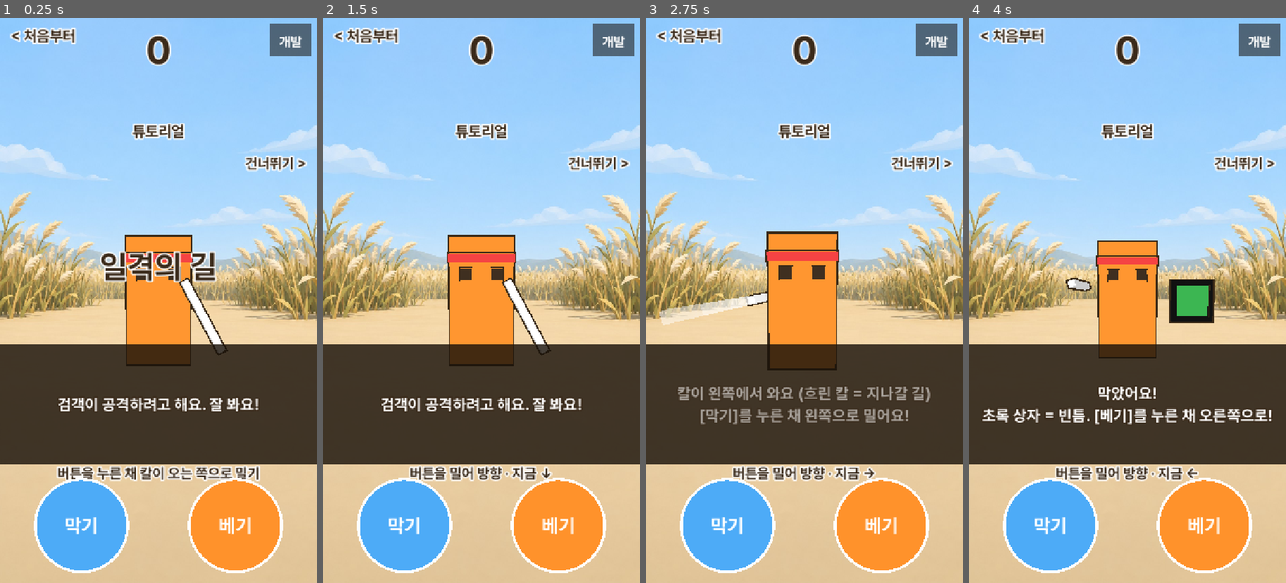
Above: before the commit, frames 1-4 (left to right).
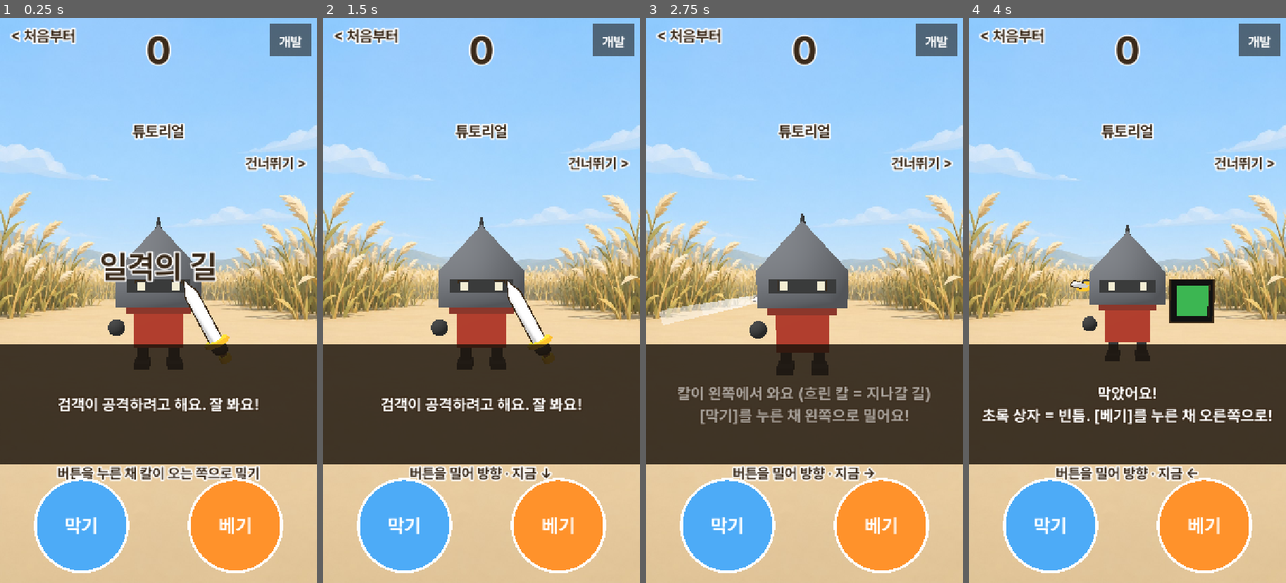
Above: after the commit, the same moments.

Repository: innollia/pai-games
Game: Godot game, scene res://main.tscn
Same seed, same stepped clock (60 frames per second), same inputs: the game is played once before the commit and once after it.
Inputs (mouse positions are in pixels of both pictures, inside the frame that each line leads up to):
- Up to frame 1 (0.25 s): no input
- Up to frame 2 (1.5 s): tap Enter at 0.5 s; move the mouse to (551, 272) at 0.52 s; hold Right 0.53-1.25 s; tap J at 0.6 s; click (551, 272) at 0.67 s; tap Space at 1.25 s; drag from (418, 328) to (465, 413) at 1.27 s
- Up to frame 3 (2.75 s): tap Enter at 2 s; move the mouse to (836, 176) at 2.02 s; hold Right from 2.03 s (still down); tap K at 2.1 s
- Up to frame 4 (4 s): release Right at 2.75 s; drag from (1111, 413) to (1032, 215) at 2.77 s; tap Space at 3.5 s; move the mouse to (1222, 385) at 3.52 s; hold Left from 3.53 s (still down); tap J at 3.6 s

The runs differ from the first frame. In frame 1, 4.5% of the frame differs, in the area x 34-73%, y 35-63%; in frame 2, 5.2%; in frame 3, 5.7%, in the area x 31-64%, y 34-64%; in frame 4, 4.3%.

Commit message:
Update Blade Path enemy models and sword

Diff:
--- a/games/blade_path/g/blade.gd
+++ b/games/blade_path/g/blade.gd
@@ -658,9 +658,8 @@
 	if t == 2:
 		_spawn(BOSS_AT if dex_pick == 4 else dex_pick)
 		if seen[dex_pick] == 0:
-			for c in piv.get_children():
-				if c is MeshInstance3D:
-					c.material_override = mat(INK)
+			for c in piv.find_children("*", "MeshInstance3D", true, false):
+				c.material_override = mat(INK)
 			for m in rig_m:
 				m.material_override = mat(INK)
 	else:
@@ -784,46 +783,27 @@
 		hp_y = 2.9
 		eye_y = 0.95
 	body.set_meta("col", (body.material_override as StandardMaterial3D).albedo_color)
-	if ftype < 4:
-		for i in mini(k / 2, 5):
-			box(Vector3((i - (mini(k / 2, 5) - 1) * 0.5) * 0.36, 1.5, 0), Vector3(0.22, 0.3, 0.22), D, piv)
 	for s in [-1.0, 1.0]:
-		if rig == null:
+		if rig == null and rig_m.is_empty():
 			eyes.append(box(Vector3(s * 0.33, eye_y, eye_z), Vector3(0.24, 0.24, 0.06), INK, piv))
 	_spawn_rest(k, hp_y)
 
 
 ## 상자 검객 몸
-func _dress_box(col: Color) -> void:
-	match ftype:
-		0:
-			body = box(Vector3.ZERO, Vector3(1.4, 2.8, 0.9), col, piv)
-			if DUELIST_ON:
-				_dress_duelist()
-			else:
-				box(Vector3(0, 0.95, 0), Vector3(1.45, 0.18, 0.95), BAD, piv)
-		1:
-			body = box(Vector3(0, -0.25, 0), Vector3(2.0, 2.3, 1.0), col, piv)
-			box(Vector3(0, 1.0, 0), Vector3(2.8, 0.18, 1.8), D, piv)
-			box(Vector3(0, 1.2, 0), Vector3(1.0, 0.25, 0.8), D, piv)
-		2:
-			# 베기: 넓은 어깨, 긴 칼
-			body = box(Vector3.ZERO, Vector3(1.6, 2.7, 1.0), col, piv)
-			for s in [-1.0, 1.0]:
-				box(Vector3(s * 1.0, 0.95, 0), Vector3(0.6, 0.3, 1.1), INK, piv)
-		3:
-			# 거합: 마르고 칼은 허리춤 칼집에
-			body = box(Vector3(0, -0.1, 0), Vector3(1.1, 2.9, 0.8), col, piv)
-			box(Vector3(0, 0.85, 0), Vector3(1.6, 0.12, 1.2), INK, piv)
-			box(Vector3(0.7, -0.55, 0.15), Vector3(0.18, 0.18, 1.3), INK, piv)
-			blade_rest = Vector3(0.7, -0.55, 0.45)
-			blade_rr = Vector3(PI / 2, 0, 0)  # 칼집 안에 눕혀 둠
-		4:
-			# 끝판왕: 크고 검다, 붉은 눈, 금관
-			body = box(Vector3(0, 0.1, 0), Vector3(2.4, 3.4, 1.2), col, piv)
-			box(Vector3(0, 1.95, 0), Vector3(1.6, 0.4, 1.0), D, piv)
-			for s in [-1.0, 0.0, 1.0]:
-				box(Vector3(s * 0.55, 2.3, 0), Vector3(0.25, 0.4 if s == 0.0 else 0.28, 0.25), D, piv)
+func _dress_box(_col: Color) -> void:
+	body = box(Vector3.ZERO, Vector3.ONE, WHITE, piv)
+	body.visible = false
+	var model := preload("res://g/models.gd").new()
+	piv.add_child(model)
+	model.build(ftype)
+	for m in model.find_children("*", "MeshInstance3D", true, false):
+		rig_m.append(m)
+		if m.has_meta("signal_eye"):
+			m.set_meta("eye_col", m.material_override.albedo_color)
+			eyes.append(m)
+	if ftype == 3:
+		blade_rest = Vector3(0.85, -0.55, 0.55)
+		blade_rr = Vector3(PI / 2, 0, 0)
 
 
 ## 찌르기 검객 = 파이가 보낸 모델. 상자 몸(body)은 숨겨 두고 번쩍임 색만 받는다
@@ -887,6 +867,7 @@
 	# 칼은 세로로 긴 막대: 좌우 공격은 세운 칼, 위아래 공격은 눕힌 칼로 보인다
 	blade_m = box(blade_rest, Vector3(0.16, 2.0 if ftype == 2 else 1.7, 0.16), WHITE, piv)
 	blade_m.rotation = blade_rr
+	preload("res://g/models.gd").sword(blade_m)
 	ghosts.clear()
 	for i in 4:
 		var gm := StandardMaterial3D.new()
@@ -926,7 +907,7 @@
 func _eyes() -> void:
 	var c := BAD if ph == 2 or ftype == 4 else INK
 	for e in eyes:
-		e.material_override = mat(c)
+		e.material_override = mat(BAD if c == BAD else e.get_meta("eye_col", INK))
 
 
 func _hp_bar() -> void:
--- /dev/null
+++ b/games/blade_path/g/models.gd
@@ -0,0 +1,130 @@
+extends Node3D
+## Reference order: helmet, twin head, straw, lightning, shield. No arms.
+const GOLD := Color("ffbf28")
+const DARK := Color("343535")
+const STEEL := Color("686b70")
+const STRAW := Color("d7ac62")
+
+static func material(c: Color) -> StandardMaterial3D:
+	var m := StandardMaterial3D.new()
+	m.albedo_color = c
+	m.roughness = 0.88
+	return m
+
+static func part(parent: Node3D, mesh: Mesh, pos: Vector3, color: Color) -> MeshInstance3D:
+	var m := MeshInstance3D.new()
+	m.mesh = mesh
+	m.material_override = material(color)
+	m.position = pos
+	parent.add_child(m)
+	return m
+
+static func cube(parent: Node3D, pos: Vector3, size: Vector3, color: Color) -> MeshInstance3D:
+	var mesh := BoxMesh.new()
+	mesh.size = size
+	return part(parent, mesh, pos, color)
+
+static func ball(parent: Node3D, pos: Vector3, radius: float, color: Color) -> MeshInstance3D:
+	var mesh := SphereMesh.new()
+	mesh.radius = radius
+	mesh.height = radius * 2
+	mesh.radial_segments = 12
+	mesh.rings = 6
+	return part(parent, mesh, pos, color)
+
+static func cone(parent: Node3D, pos: Vector3, bottom: float, top: float, height: float, color: Color) -> MeshInstance3D:
+	var mesh := CylinderMesh.new()
+	mesh.bottom_radius = bottom
+	mesh.top_radius = top
+	mesh.height = height
+	mesh.radial_segments = 8
+	return part(parent, mesh, pos, color)
+
+## Extruded silhouette, flat shaded front and edges.
+static func prism(points: PackedVector2Array, depth: float) -> ArrayMesh:
+	var st := SurfaceTool.new()
+	st.begin(Mesh.PRIMITIVE_TRIANGLES)
+	var indices := Geometry2D.triangulate_polygon(points)
+	for side in [-1.0, 1.0]:
+		for i in range(0, indices.size(), 3):
+			var order := [0, 1, 2] if side < 0 else [2, 1, 0]
+			for j in order:
+				var p := points[indices[i + j]]
+				st.add_vertex(Vector3(p.x, p.y, side * depth / 2))
+	for i in points.size():
+		var a := points[i]
+		var b := points[(i + 1) % points.size()]
+		for v in [Vector3(a.x,a.y,-depth/2),Vector3(a.x,a.y,depth/2),Vector3(b.x,b.y,depth/2),Vector3(a.x,a.y,-depth/2),Vector3(b.x,b.y,depth/2),Vector3(b.x,b.y,-depth/2)]:
+			st.add_vertex(v)
+	st.generate_normals()
+	return st.commit()
+
+func eye_pair(x: float, y: float, z: float, spacing := 0.27) -> void:
+	for side in [-1, 1]:
+		var eye := cube(self, Vector3(x + side * spacing,y,z),Vector3(0.16,0.22,0.045),Color("222420"))
+		eye.set_meta("signal_eye", true)
+
+func build(kind: int) -> void:
+	var hand_color := DARK if kind != 1 and kind != 3 else Color("85602f")
+	# Feet and floating hands; the sword hand is attached to the weapon.
+	for side in [-1,1]:
+		cube(self,Vector3(side * 0.38,-1.24,0.03),Vector3(0.24,0.48,0.27),DARK)
+		cube(self,Vector3(side * 0.38,-1.48,0.16),Vector3(0.36,0.14,0.48),DARK)
+	ball(self,Vector3(-1.0,-0.64,0.12),0.20,hand_color)
+	match kind:
+		0: # Low polygon iron helmet, black visor and red tunic.
+			cube(self,Vector3(0,-0.61,0),Vector3(1.14,0.92,0.72),Color("ad3928"))
+			cube(self,Vector3(0,-0.18,0),Vector3(1.46,0.17,0.86),Color("873124"))
+			part(self,prism(PackedVector2Array([Vector2(-0.94,-0.12),Vector2(0.94,-0.12),Vector2(0.94,0.66),Vector2(0,1.65),Vector2(-0.94,0.66)]),0.95),Vector3.ZERO,STEEL)
+			cone(self,Vector3(0,1.69,0),0.13,0.025,0.53,DARK)
+			cube(self,Vector3(0,0.34,0.50),Vector3(1.36,0.30,0.035),DARK)
+			for side in [-1,1]:
+				var eye := cube(self,Vector3(side*0.38,0.34,0.53),Vector3(0.17,0.18,0.04),Color("eee8cf"))
+				eye.set_meta("signal_eye", true)
+		1: # Two unequal yellow heads on one broad body.
+			cube(self,Vector3(0,-0.52,0),Vector3(1.85,1.37,0.80),GOLD)
+			cube(self,Vector3(-0.53,0.80,0),Vector3(0.63,1.88,0.67),GOLD)
+			cube(self,Vector3(0.56,0.48,0),Vector3(0.63,1.24,0.67),GOLD)
+			eye_pair(-0.53,1.36,0.36,0.16)
+			eye_pair(0.56,0.86,0.36,0.16)
+		2: # Straw coat with three courses and broad woven hat.
+			for row in 3:
+				cube(self,Vector3(0,-0.91+row*0.40,0),Vector3(1.34,0.38,0.91),STRAW)
+				for col in 7:
+					cube(self,Vector3(-0.58+col*0.19,-0.91+row*0.40,0.468),Vector3(0.018,0.35,0.018),Color("b38948"))
+			cube(self,Vector3(0,0.37,0),Vector3(1.31,0.57,0.83),STRAW)
+			eye_pair(0,0.40,0.44,0.35)
+			cone(self,Vector3(0,0.99,0),1.18,0.27,0.70,STRAW)
+			cone(self,Vector3(0,0.65,0),1.20,1.20,0.07,Color("bb914c"))
+			cone(self,Vector3(0,1.46,0),0.19,0.30,0.32,STRAW)
+			cone(self,Vector3(0,1.31,0),0.23,0.23,0.09,DARK)
+		3: # Angular lightning silhouette.
+			part(self,prism(PackedVector2Array([Vector2(-0.70,1.22),Vector2(0.65,1.64),Vector2(1.08,0.48),Vector2(0.28,-0.08),Vector2(0.91,-0.79),Vector2(-0.67,-1.30),Vector2(-0.36,-0.61),Vector2(-1.04,-0.06),Vector2(-0.27,0.53)]),0.67),Vector3.ZERO,GOLD)
+			eye_pair(0.38,0.61,0.36,0.24)
+		4: # Broad shield face and iron body, sword hilt above shoulder.
+			cube(self,Vector3(0,-0.24,-0.30),Vector3(1.67,2.15,0.93),STEEL)
+			var shield := PackedVector2Array([Vector2(-1.04,1.28),Vector2(0.18,1.45),Vector2(0.91,1.23),Vector2(0.90,0.10),Vector2(0.65,-0.80),Vector2(-0.10,-1.35),Vector2(-0.76,-0.92),Vector2(-1.04,0.14)])
+			part(self,prism(shield,0.22),Vector3(0,0,0.43),Color("d8d7d0"))
+			eye_pair(-0.10,0.55,0.57,0.36)
+			cube(self,Vector3(0.68,1.45,-0.30),Vector3(0.13,0.70,0.13),DARK)
+			ball(self,Vector3(0.68,1.82,-0.30),0.13,DARK)
+
+static func sword(blade: MeshInstance3D) -> void:
+	# Keep the existing combat transform and tint on the actual blade.
+	# Diamond cross-section: point, four shoulder vertices, four base vertices.
+	var st := SurfaceTool.new()
+	st.begin(Mesh.PRIMITIVE_TRIANGLES)
+	var vertices := [Vector3(0,0.5,0),Vector3(-0.83,0.30,0),Vector3(0,0.30,0.46),Vector3(0.83,0.30,0),Vector3(0,0.30,-0.46),Vector3(-0.83,-0.36,0),Vector3(0,-0.36,0.46),Vector3(0.83,-0.36,0),Vector3(0,-0.36,-0.46)]
+	for tri in [[0,2,1],[0,3,2],[0,4,3],[0,1,4],[1,2,6],[1,6,5],[2,3,7],[2,7,6],[3,4,8],[3,8,7],[4,1,5],[4,5,8],[5,6,7],[5,7,8]]:
+		for i in tri:
+			st.add_vertex(vertices[i])
+	st.generate_normals()
+	blade.mesh = st.commit()
+	var fittings := Node3D.new()
+	blade.add_child(fittings)
+	fittings.scale = Vector3.ONE / blade.scale
+	var length := blade.scale.y
+	cone(fittings,Vector3(0,-0.38*length,0),0.28,0.28,0.10,GOLD).scale.z = 0.55
+	cube(fittings,Vector3(0,-0.38*length-0.20,0),Vector3(0.14,0.32,0.14),Color("815032"))
+	cone(fittings,Vector3(0,-0.38*length-0.39,0),0.13,0.13,0.13,GOLD)
+	ball(fittings,Vector3(0,-0.38*length-0.16,-0.06),0.18,DARK)
--- /dev/null
+++ b/games/blade_path/work/check_models.gd
@@ -0,0 +1,75 @@
+extends SceneTree
+func _initialize() -> void:
+	call_deferred("run")
+func run() -> void:
+	var scene = load("res://main.tscn").instantiate()
+	root.add_child(scene)
+	await process_frame
+	var game = scene.game
+	for k in [0,1,2,3,8]:
+		game.n = k
+		game.ci = 0
+		game.mi = 0
+		game._spawn(k)
+		assert(game.rig_m.size() > 5)
+		assert(game.eyes.size() >= 2)
+		assert(game.blade_m.mesh is ArrayMesh)
+		assert(game.blade_m.get_child_count() == 1)
+		game.mode = "fight"
+		game.tut = -1
+		game._attack()
+		for frame in 20:
+			game._step(0.016)
+		game._parry(true)
+		game._cut()
+		game.seen[game.ftype] = 0
+		game.dex_pick = game.ftype
+		game._set_tab(2)
+		await process_frame
+	print("PASS: five enemies, weapon meshes, attacks, parry, cut and codex")
+	scene.queue_free()
+	await process_frame
+	var preview := SubViewport.new()
+	preview.size = Vector2i(1600,620)
+	preview.own_world_3d = true
+	preview.render_target_update_mode = SubViewport.UPDATE_ALWAYS
+	root.add_child(preview)
+	var stage := Node3D.new()
+	preview.add_child(stage)
+	var env := WorldEnvironment.new()
+	env.environment = Environment.new()
+	env.environment.background_mode = Environment.BG_COLOR
+	env.environment.background_color = Color("c7dfeb")
+	env.environment.ambient_light_source = Environment.AMBIENT_SOURCE_COLOR
+	env.environment.ambient_light_color = Color.WHITE
+	env.environment.ambient_light_energy = 0.65
+	stage.add_child(env)
+	var sun := DirectionalLight3D.new()
+	sun.rotation_degrees = Vector3(-35,-30,0)
+	stage.add_child(sun)
+	var camera := Camera3D.new()
+	camera.projection = Camera3D.PROJECTION_ORTHOGONAL
+	camera.size = 7.4
+	camera.position = Vector3(6.8,3.2,17)
+	stage.add_child(camera)
+	camera.look_at(Vector3(6.8,0,0))
+	camera.current = true
+	for k in 5:
+		var model = load("res://g/models.gd").new()
+		stage.add_child(model)
+		model.position.x = k*3.4
+		model.build(k)
+		var blade := MeshInstance3D.new()
+		blade.mesh = BoxMesh.new()
+		blade.material_override = load("res://g/models.gd").material(Color("f5f2e9"))
+		model.add_child(blade)
+		blade.position = Vector3(1.10,-0.10,0.65)
+		blade.scale = Vector3(0.16,1.7,0.16)
+		blade.rotation.z = -0.24
+		load("res://g/models.gd").sword(blade)
+	for frame in 4:
+		await process_frame
+	await RenderingServer.frame_post_draw
+	preview.get_texture().get_image().save_png("C:/Users/fixme/Documents/Codex/2026-10-31/new-chat-4/outputs/blade-path-models.png")
+	print("PASS: model lineup rendered")
+	quit()
Not shown, added: games/blade_path/g/models.gd.uid
Not shown, added: games/blade_path/work/.gdignore
Not shown, changed: games/blade_path/README.md
Not shown, changed: games/blade_path/web/index.html
Not shown, changed: games/blade_path/web/index.pck
